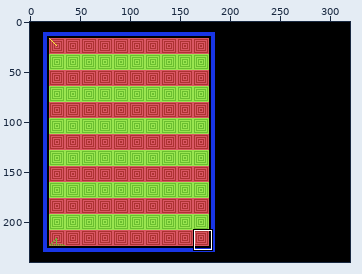
A pixel-art file gets an edit: src/game/tetris/assets/layout-ideia.aseprite. The first picture is a wide view before the edit; the outline marks the close-up.
Close-up. As it was:
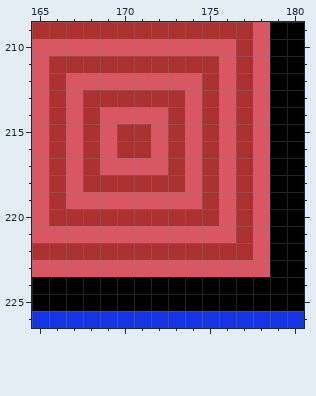
320x240 pixels, 1 frame. Shown: x 165..180, y 209..226. The commit also changed other parts of the picture, which this record leaves out.
Once edited:
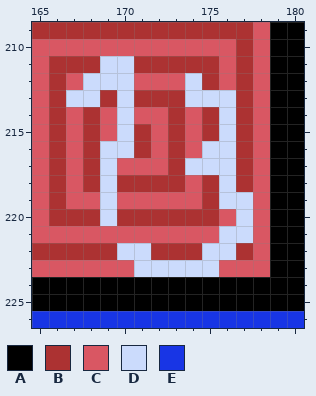
Palette (. is transparent): A #000000  B #ac3232  C #d95763  D #cbdbfc  E #1835e5
Diff:
y 211: x 169..170 BB -> DD
y 212: x 168..170 CCC -> DDD; x 174 C -> D
y 213: x 167..168 CB -> DD; x 170 B -> D; x 174..176 CBC -> DDD
y 214: x 170 C -> D; x 176 C -> D
y 215: x 170 B -> D; x 176 C -> D
y 216: x 169..170 CB -> DD; x 175..176 BC -> DD
y 217: x 169 C -> D; x 174..176 CBC -> DDD
y 218: x 169 B -> D; x 176 C -> D
y 219: x 169 C -> D; x 176..177 CB -> DD
y 220: x 169 B -> D; x 177 B -> D
y 221: x 176..177 CB -> DD
y 222: x 170..171 BB -> DD; x 175..176 BB -> DD
y 223: x 171..175 CCCCC -> DDDDD
Where, in picture pixels (left, top, right, bottom), the same in both close-ups:
changed: (66, 56, 253, 277)
